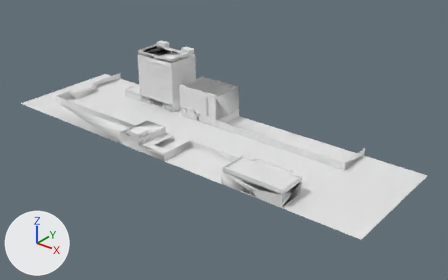
An edit to the OBJ model assets/desk/cordillera/cordillera.obj, drawn before and after from the same camera.
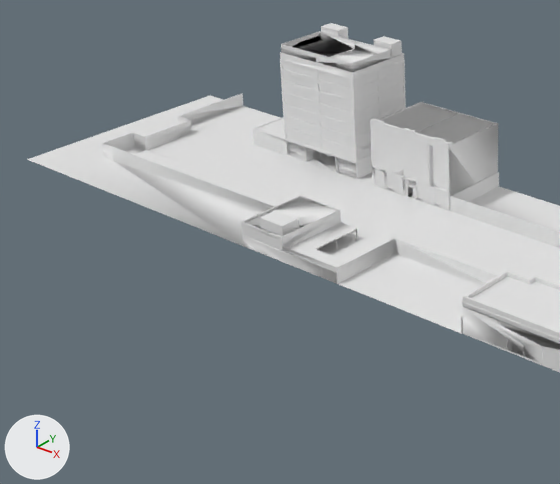
Each version appears first whole from a 50 mm lens placed at (156.1, -196.3, 106.4), pointed at (19.9, -26.1, 0.9), and next in a close-up on the part from 2% to 60% of the width and 11% to 91% of the height. The axes (+X, +Y, +Z) are drawn at lower left. The lights are the same throughout. Materials are left out; every surface is plain grey. Where no turn or scale is listed for an object, it has been applied to the vertices. Vertices at the same position are counted once.

The older version as bpy lines, for what is in view:
```python
ob_cordillera = bpy.data.objects.new('cordillera', me_cordillera)
ob_cordillera.location = (0.0, 0.0, 0.0)
```
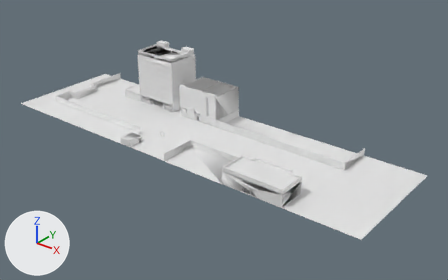
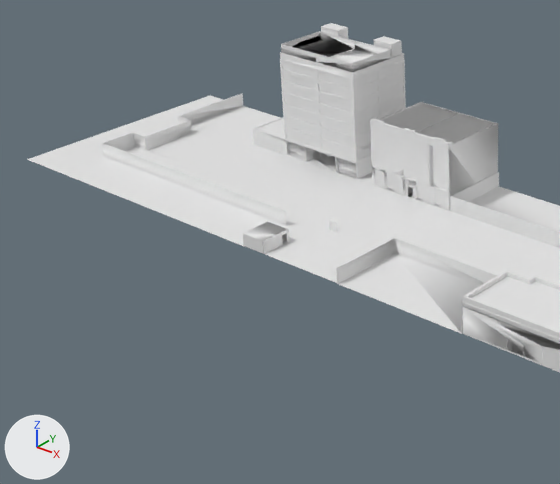
Changed parts and their boxes [x1, y1, x2, y2] in the close-ups (560 x 484 px):
part 1 of me_cordillera, cut back
    before: [114, 148, 392, 284]
    after: [243, 218, 377, 283]

What the commit changed:
me_cordillera is used by ob_cordillera; location (0.0, 0.0, 0.0).
me_cordillera had 10064 vertices, 19114 faces and spanned x -75.0..93.0, y -53.0..-3.0, z 0.0..25.0.
me_cordillera now has 3631 vertices, 8375 faces and spans x -75.0..93.0, y -53.0..-3.0, z 0.0..25.0.
me_cordillera part 1: 8 vertices moved within x -5.0, y -52.0..-47.0, z 0.0..2.0; 366 vertices removed from x -10.0..13.0, y -53.0..-37.0, z 0.0..7.0; 54 vertices added at x -10.0..13.0, y -53.0..-39.0, z 0.0..3.0.
